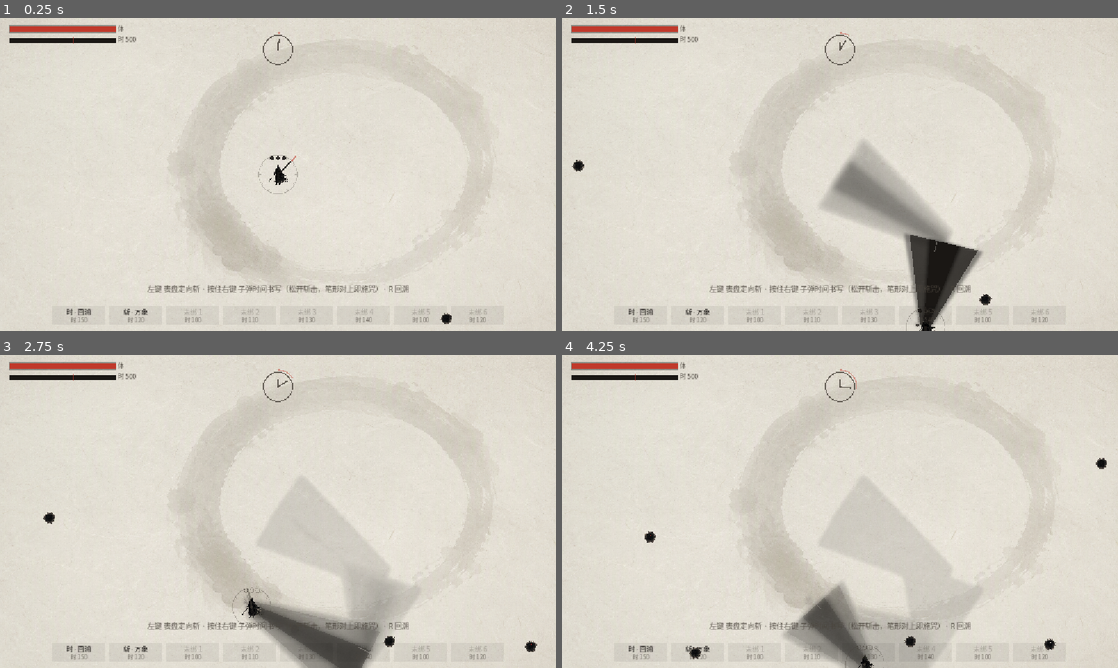
Above: before the commit, frames 1-4 (two rows, left to right).
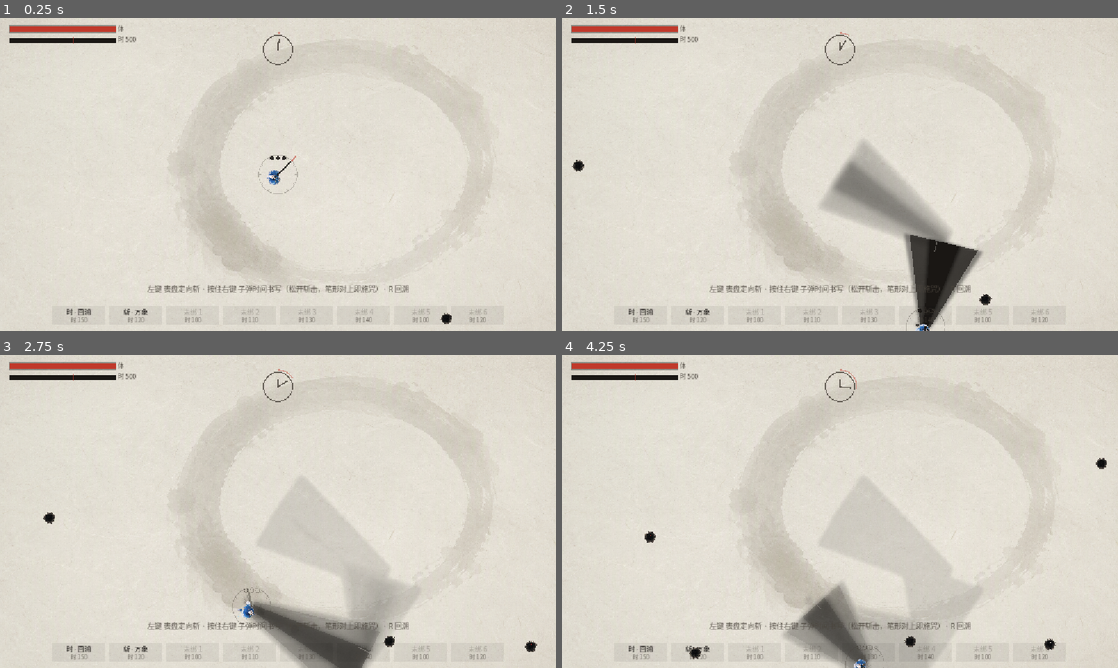
Above: after the commit, the same moments.

Repository: QiyuanZeng/gamejam
Game: Godot game, scene res://scenes/main.tscn
Same seed, same stepped clock (60 frames per second), same inputs: the game is played once before the commit and once after it.
Inputs (mouse positions are in pixels of both pictures, inside the frame that each line leads up to):
- Up to frame 1 (0.25 s): no input
- Up to frame 2 (1.5 s): tap Enter at 0.5, 0.6 s; move the mouse to (962, 158) at 0.52 s; click (962, 158) at 0.67 s; tap Space at 0.77, 1.07 s; drag from (728, 190) to (812, 237) at 1.27 s
- Up to frame 3 (2.75 s): move the mouse to (333, 442) at 2.02 s; tap R at 2.1 s; click (333, 442) at 2.17 s
- Up to frame 4 (4.25 s): drag from (812, 574) to (673, 464) at 2.77 s; move the mouse to (1006, 558) at 3.52 s; tap Enter at 3.6 s; click (1006, 558) at 3.67 s; tap Space at 3.77, 4.07 s

The runs differ from the first frame. In frame 1, 0.1% of the frame differs, in the area x 48-52%, y 46-54%; in frame 2, less than 0.1%; in frame 3, 0.1%, in the area x 42-48%, y 77-85%; in frame 4, less than 0.1%.

Commit message:
feat(美术迁移): 主角切图入库并接入 idle 帧动画——idle 8帧成品 + 30原始帧 + 切图脚本 + 贪嗔痴/brute/swift/zhi敌人 + boss无名 + 6张概念设定图

Diff:
--- a/moshi_demo/scripts/player.gd
+++ b/moshi_demo/scripts/player.gd
@@ -15,17 +15,29 @@
 var texture: Texture2D
 var sprite: Sprite2D
 
+var idle_frames: Array[Texture2D] = []
+var idle_frame_idx := 0
+var idle_timer := 0.0
+const IDLE_FPS := 12.0
+
 func setup(p_mat: ShaderMaterial) -> void:
+	for i in 8:
+		var frame_path := "res://assets/art/player/idle/idle_%02d.png" % i
+		if ResourceLoader.exists(frame_path):
+			idle_frames.append(load(frame_path))
 	if ResourceLoader.exists("res://assets/player.png"):
 		texture = load("res://assets/player.png")
-	if texture != null:
-		sprite = Sprite2D.new()
-		sprite.texture = texture
-		var s := 58.0 / float(maxf(texture.get_width(), texture.get_height()))
-		sprite.scale = Vector2(s, s)
-		if p_mat != null:
-			sprite.material = p_mat
-		add_child(sprite)
+	if idle_frames.is_empty() and texture == null:
+		return
+	sprite = Sprite2D.new()
+	var tex := idle_frames[0] if not idle_frames.is_empty() else texture
+	sprite.texture = tex
+	var s := 58.0 / float(maxf(tex.get_width(), tex.get_height()))
+	sprite.scale = Vector2(s, s)
+	# 切图帧已 rembg 透明底，不能再套亮度键控；仅带米色底的 player.png 需要
+	if idle_frames.is_empty() and p_mat != null:
+		sprite.material = p_mat
+	add_child(sprite)
 
 func take_hit(dmg: float) -> bool:
 	if invuln > 0.0:
@@ -43,6 +55,12 @@
 		_alpha = 0.35 if fmod(bob_t * 24.0, 2.0) < 1.0 else 1.0
 	if sprite != null:
 		sprite.modulate.a = _alpha
+		if not idle_frames.is_empty():
+			idle_timer += delta
+			if idle_timer >= 1.0 / IDLE_FPS:
+				idle_timer -= 1.0 / IDLE_FPS
+				idle_frame_idx = (idle_frame_idx + 1) % idle_frames.size()
+				sprite.texture = idle_frames[idle_frame_idx]
 	queue_redraw()
 
 func _draw() -> void:
Binary file added: moshi_demo/assets/art/concept/动作设计-主视图.png
Not shown, added: moshi_demo/assets/art/concept/动作设计-主视图.png.import
Binary file added: moshi_demo/assets/art/concept/动作设计-顶视图.png
Not shown, added: moshi_demo/assets/art/concept/动作设计-顶视图.png.import
Binary file added: moshi_demo/assets/art/concept/概念图-1.png
Not shown, added: moshi_demo/assets/art/concept/概念图-1.png.import
Binary file added: moshi_demo/assets/art/concept/概念图-2.png
Not shown, added: moshi_demo/assets/art/concept/概念图-2.png.import
Binary file added: moshi_demo/assets/art/concept/概念图-3.png
Not shown, added: moshi_demo/assets/art/concept/概念图-3.png.import
Binary file added: moshi_demo/assets/art/concept/角色设计.png
Not shown, added: moshi_demo/assets/art/concept/角色设计.png.import
(and 94 more such lines)
